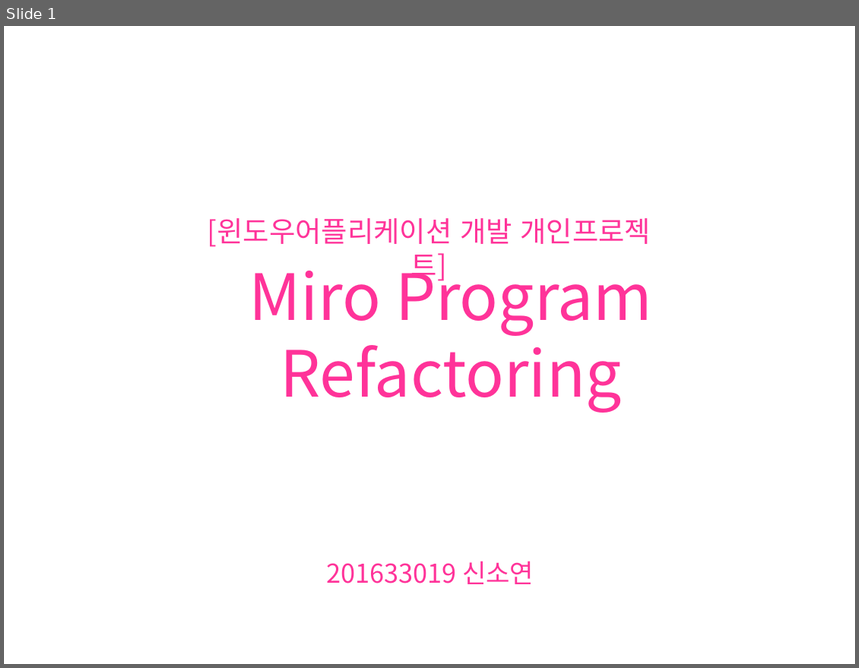
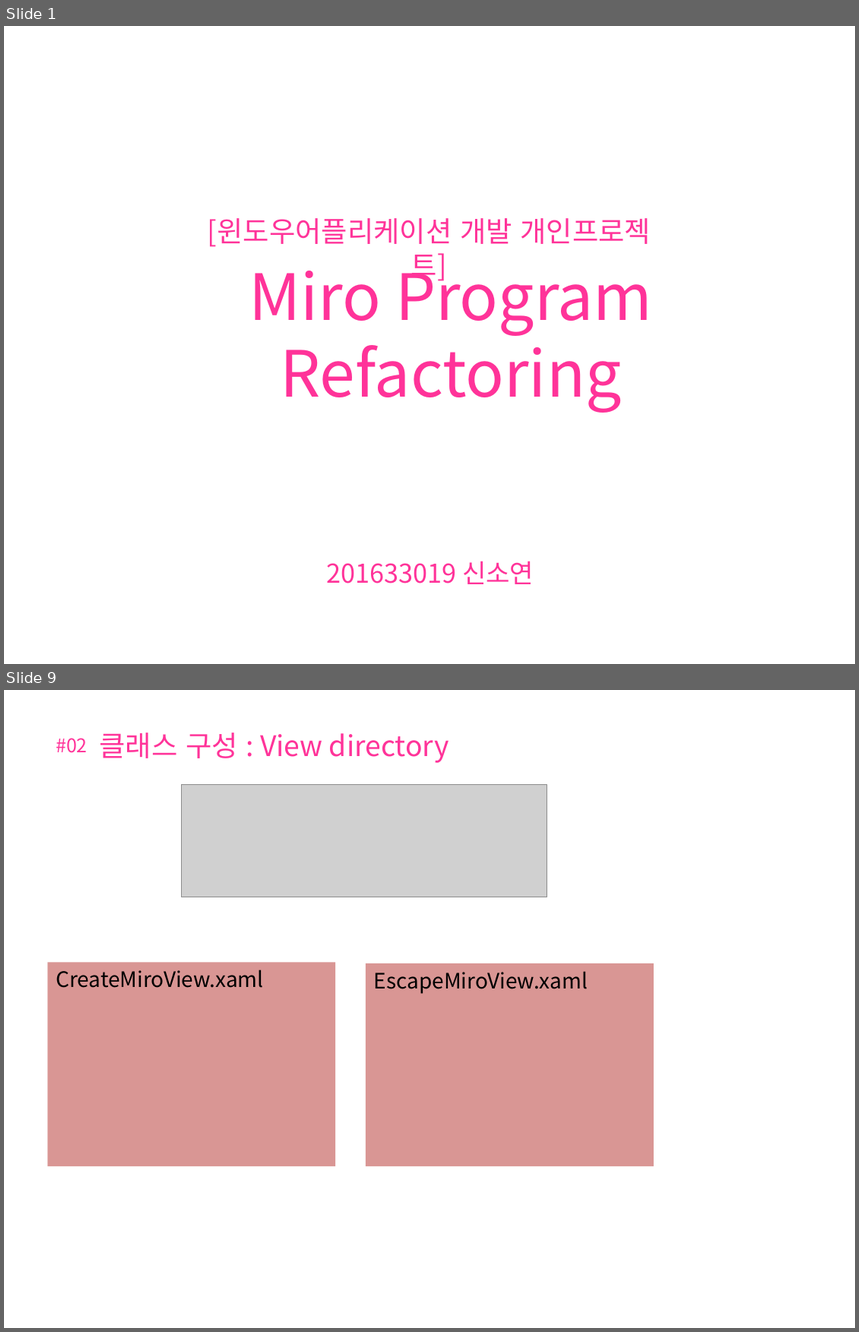
Before and after one commit to shinsoyeon16/MiroProgram_csRefactoring, a slide deck: 윈도우어플리케이션개발_개별발표2_MiroRefactoring_201633019신소연.pptx. Shown one above the other, each under a label of ours: slide 1 before the commit, slides 1 and 9 after it; the slides between them are not shown. The pictures are 859x668 and 859x1332 pixels, drawn with LibreOffice and Linux fonts; fonts in the diff are those of the drawing; grey boxes stand for pictures; background and template pictures are left out. Boxes give left, top, right and bottom in pixels: in the first picture for what was removed or moved away, otherwise in the second. Text is boxed around its words. In the diff, an @@ line names an element or a change of style, - is before the commit and + after.

```diff
--- a/윈도우어플리케이션개발_개별발표2_MiroRefactoring_201633019신소연.pptx
+++ b/윈도우어플리케이션개발_개별발표2_MiroRefactoring_201633019신소연.pptx
@@ slide 9 added at [4,690,855,1328], background picture (left out) @@
@@ text added at [100,733,449,763], 24 pt, text #FF3399 @@
+클래스 구성 : View directory
@@ text added at [56,738,87,753], 16 pt, text #FF3399 @@
+#02
@@ picture added at [182,784,548,897] @@
@@ rectangle added at [47,962,335,1167], fill #D99694 @@
@@ text added at [56,970,263,988], 18 pt, text #000000 @@
+CreateMiroView.xaml
@@ rectangle added at [366,964,654,1167], fill #D99694 @@
@@ text added at [374,971,588,994], 18 pt, text #000000 @@
+EscapeMiroView.xaml
```
Also in this commit, not shown: 10 other slides added, 8 slides removed, 1 other file.
